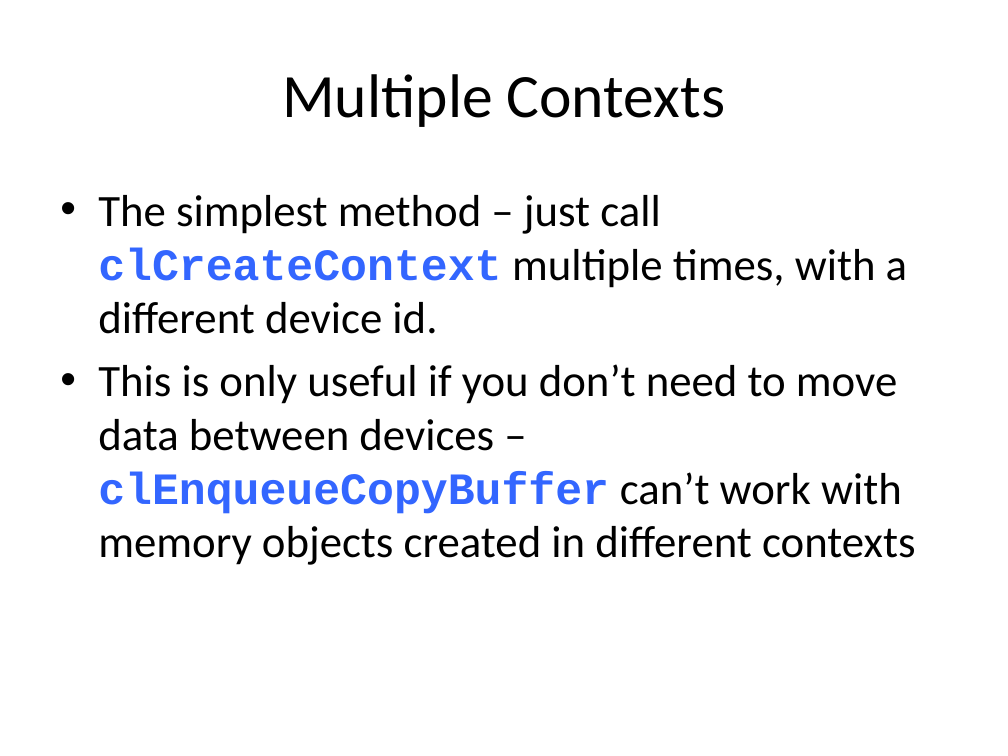
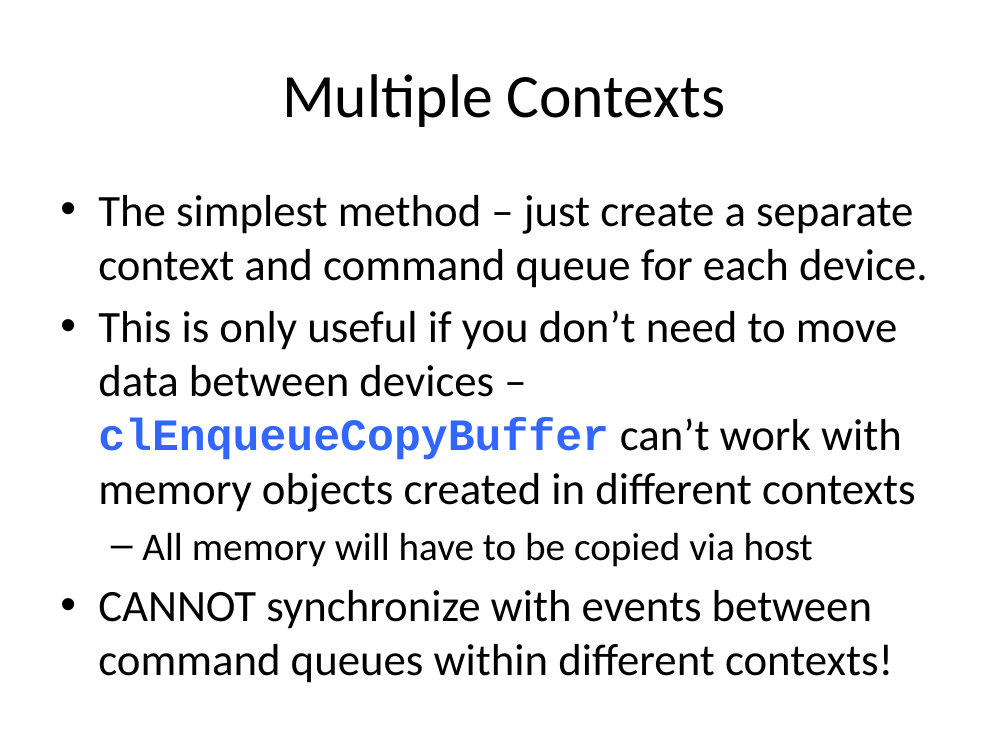
Before and after one commit to UoB-HPC/opencl-training-code, a slide deck: slide 20 of slides/advanced_part1.pptx (slide 19 before the commit). Drawn at 1008x756 pixels with LibreOffice and Linux fonts; fonts in the diff are those of the drawing. Boxes give left, top, right and bottom in pixels: in the first picture for what was removed or moved away, otherwise in the second. Text is boxed around its words. In the diff, an @@ line names an element or a change of style, - is before the commit and + after.

```diff
--- a/slides/advanced_part1.pptx
+++ b/slides/advanced_part1.pptx
@@ text at bbox=[98, 195, 928, 288]: text changed @@
-• The simplest method – just call clCreateContext multiple times, with a different device id.
+• The simplest method – just create a separate context and command queue for each device.
@@ text at bbox=[98, 532, 893, 683]: paragraphs added @@
+  – All memory will have to be copied via host
+• CANNOT synchronize with events between command queues within different contexts!
```
Also in this commit, not shown: 8 other slides changed, 1 slide added.
